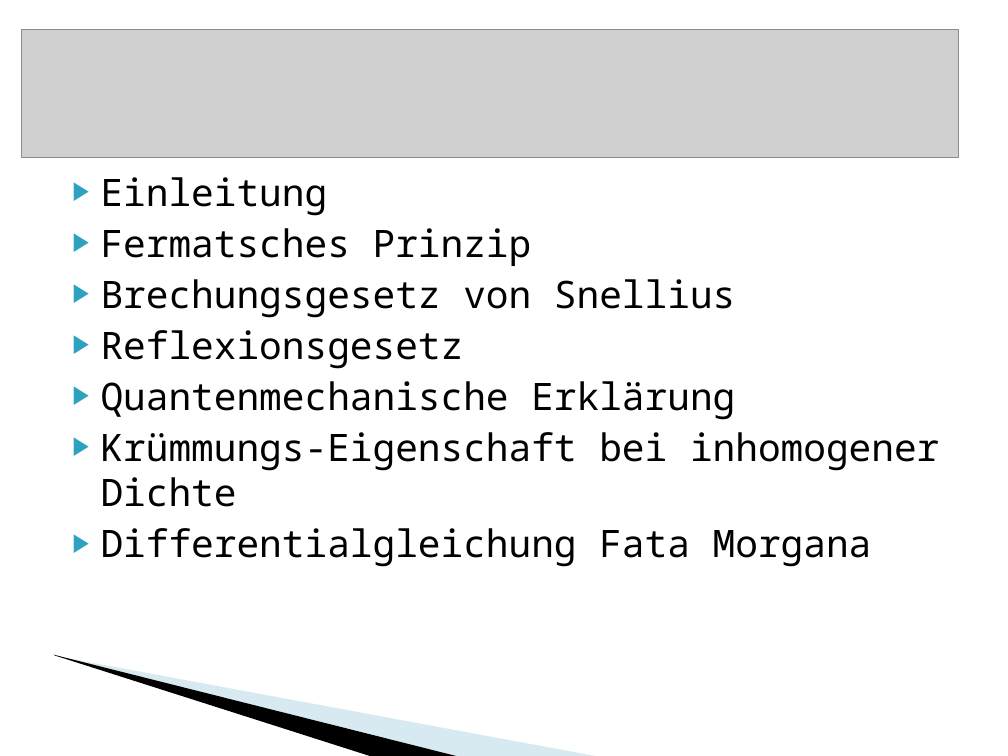
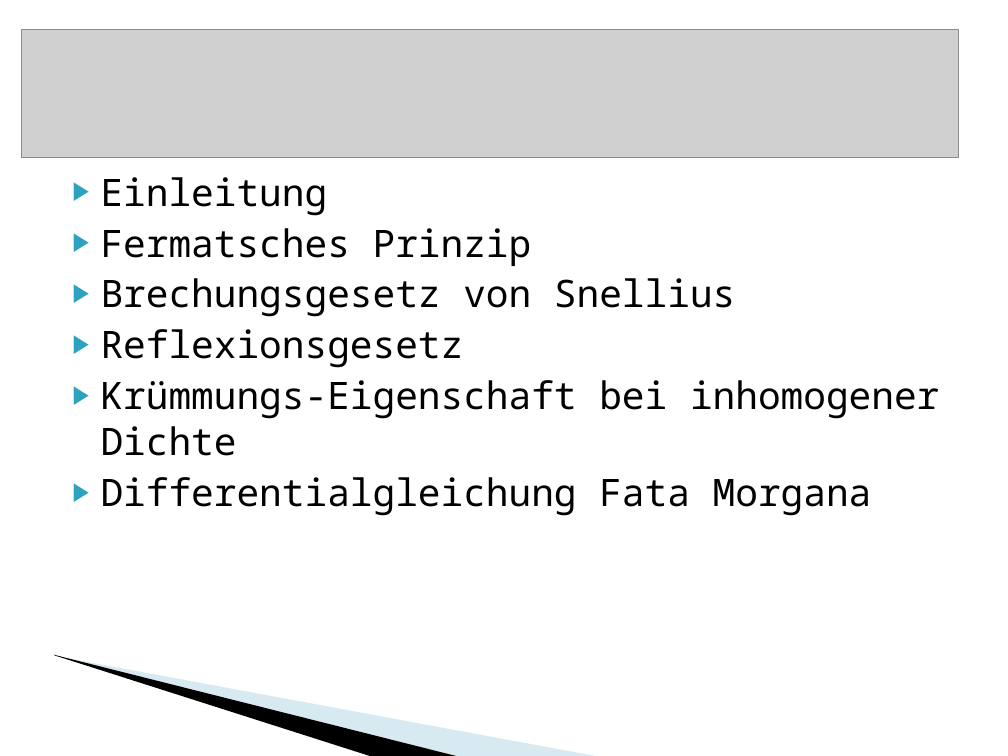
Before and after one commit to priedel/Optimierung, a slide deck: slide 2 of aufgaben/Brechung/presentation/Fermatsches Prinzip.ppt. Drawn at 1008x756 pixels with LibreOffice and Linux fonts; fonts in the diff are those of the drawing; grey boxes stand for pictures; background and template pictures are left out. Boxes give left, top, right and bottom in pixels: in the first picture for what was removed or moved away, otherwise in the second. Text is boxed around its words. In the diff, an @@ line names an element or a change of style, - is before the commit and + after.

```diff
--- a/aufgaben/Brechung/presentation/Fermatsches Prinzip.ppt
+++ b/aufgaben/Brechung/presentation/Fermatsches Prinzip.ppt
@@ text at bbox=[101, 381, 735, 420]: paragraph removed @@
-▶ Quantenmechanische Erklärung
```
Also in this commit, not shown: 1 other slide changed, 1 slide added, 2 other files.
